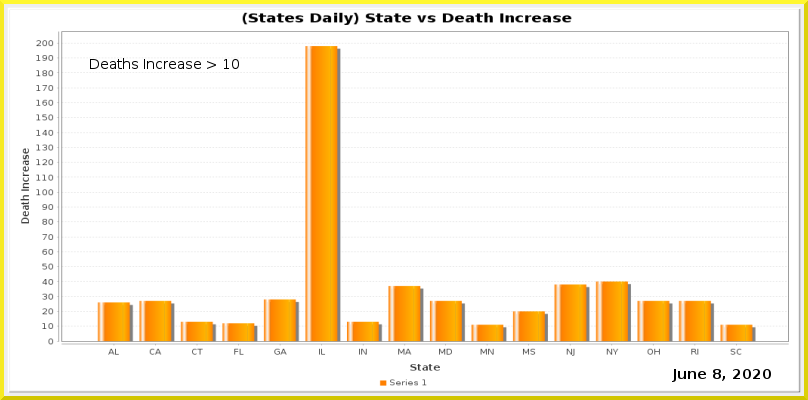
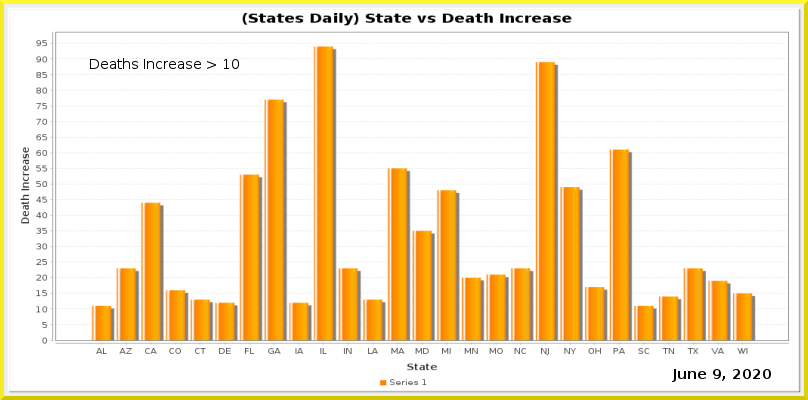
Revision of a layered 808×400 image; what changed, layer by layer:
painted on "Current Date" over (713, 369, 721, 379)
painted on "Date_vs_TestIncrease.png" over (9, 8, 801, 393)
